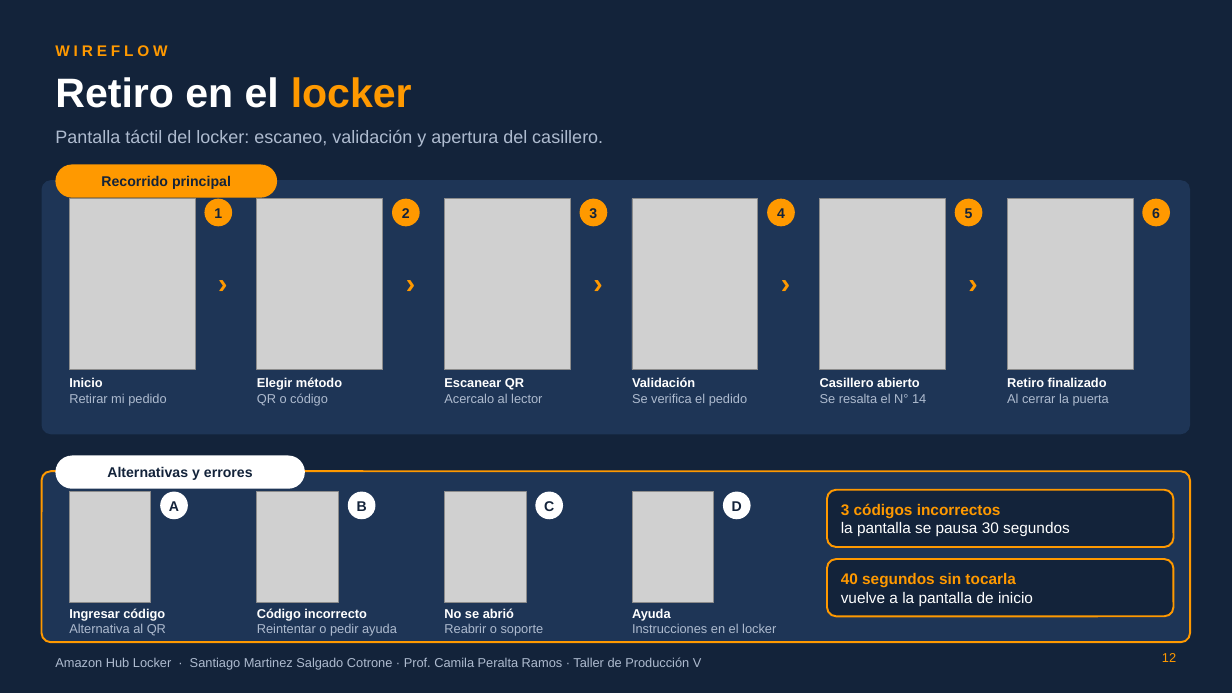
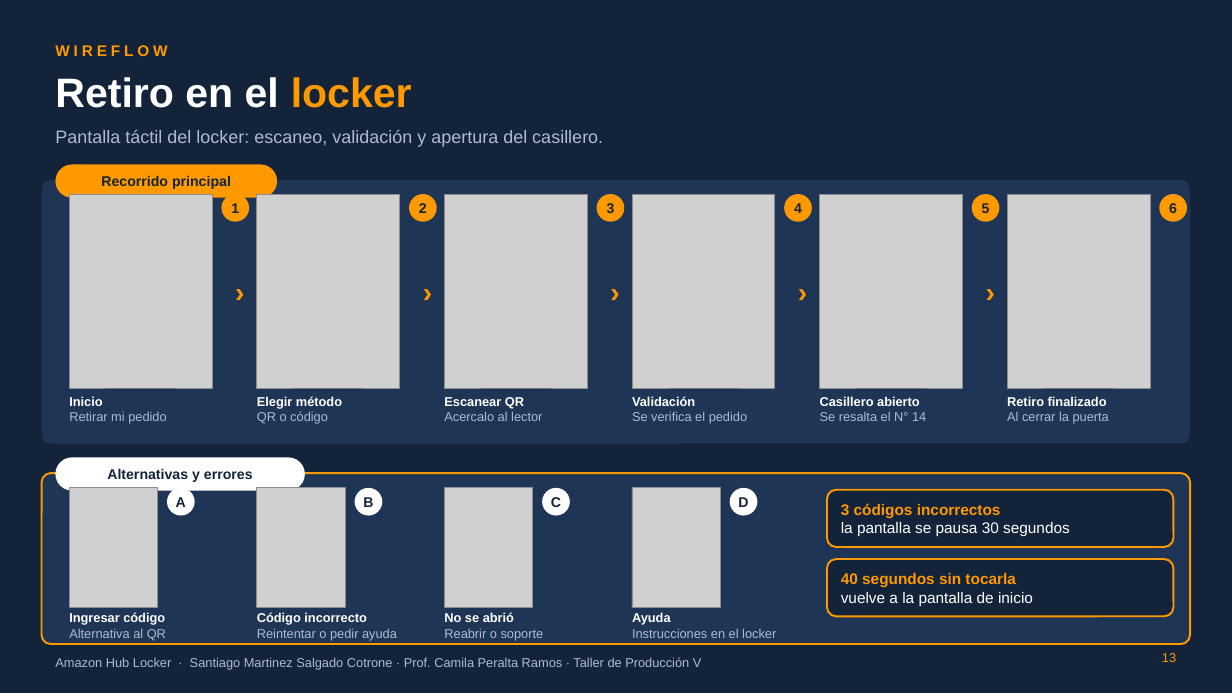
Before and after one commit to ramasalgado/Amazon-Proyecto, a slide deck: slide 13 of presentacion/Amazon-Hub-Locker-presentacion.pptx (slide 12 before the commit). Drawn at 1232x693 pixels with LibreOffice and Linux fonts; fonts in the diff are those of the drawing; grey boxes stand for pictures; background and template pictures are left out. Boxes give left, top, right and bottom in pixels: in the first picture for what was removed or moved away, otherwise in the second. Text is boxed around its words. In the diff, an @@ line names an element or a change of style, - is before the commit and + after.

```diff
--- a/presentacion/Amazon-Hub-Locker-presentacion.pptx
+++ b/presentacion/Amazon-Hub-Locker-presentacion.pptx
@@ rounded rectangle: place and size @@
-rounded rectangle at (42, 180, 1190, 434)
+rounded rectangle at (42, 180, 1190, 444)
@@ rounded rectangle at (42, 180, 1190, 444): proportions changed @@
@@ picture: place and size @@
-picture at (69, 199, 195, 370)
+picture at (69, 194, 213, 388)
@@ picture: place and size @@
-picture at (257, 199, 383, 370)
+picture at (257, 194, 400, 388)
@@ picture: place and size @@
-picture at (445, 199, 570, 370)
+picture at (445, 194, 588, 388)
@@ picture: place and size @@
-picture at (632, 199, 758, 370)
+picture at (632, 194, 775, 388)
@@ picture: place and size @@
-picture at (820, 199, 945, 370)
+picture at (820, 194, 963, 388)
@@ 2 texts, 2 ellipses: place and size @@
-2 texts, 2 ellipses at (392, 199, 982, 226)
+2 texts, 2 ellipses at (409, 194, 1000, 222)
@@ picture: place and size @@
-picture at (1007, 199, 1133, 370)
+picture at (1007, 194, 1151, 388)
@@ 4 texts, 4 ellipses: place and size @@
-4 texts, 4 ellipses at (204, 199, 1170, 226)
+4 texts, 4 ellipses at (222, 194, 1188, 222)
@@ text "›": place and size @@
-text "›" at (392, 263, 429, 300)
+text "›" at (409, 273, 446, 310)
@@ 3 texts: place and size @@
-3 texts at (204, 263, 804, 300)
+3 texts at (222, 273, 822, 310)
@@ text "›": place and size @@
-text "›" at (955, 263, 992, 300)
+text "›" at (972, 273, 1009, 310)
@@ text "Inicio": place and size @@
-text "Inicio" at (69, 377, 166, 406)
+text "Inicio" at (69, 396, 166, 424)
@@ text "Elegir método": place and size @@
-text "Elegir método" at (257, 377, 342, 406)
+text "Elegir método" at (257, 396, 342, 424)
@@ text "Escanear QR": place and size @@
-text "Escanear QR" at (444, 378, 542, 403)
+text "Escanear QR" at (444, 397, 542, 421)
@@ text "Validación": place and size @@
-text "Validación" at (632, 377, 747, 406)
+text "Validación" at (632, 396, 747, 424)
@@ text "Casillero abierto": place and size @@
-text "Casillero abierto" at (820, 377, 926, 403)
+text "Casillero abierto" at (820, 396, 926, 421)
@@ text "Retiro finalizado": place and size @@
-text "Retiro finalizado" at (1007, 377, 1109, 406)
+text "Retiro finalizado" at (1007, 396, 1109, 424)
@@ picture: place and size @@
-picture at (69, 492, 151, 603)
+picture at (69, 488, 158, 608)
@@ picture: place and size @@
-picture at (257, 492, 338, 603)
+picture at (257, 488, 346, 608)
@@ picture: place and size @@
-picture at (445, 492, 526, 603)
+picture at (445, 488, 533, 608)
@@ text "C": place and size @@
-text "C" at (544, 501, 554, 511)
+text "C" at (551, 497, 561, 507)
@@ ellipse: place and size @@
-ellipse at (535, 492, 563, 519)
+ellipse at (543, 488, 570, 516)
@@ picture: place and size @@
-picture at (632, 492, 714, 603)
+picture at (632, 488, 721, 608)
@@ 3 texts, 3 ellipses: place and size @@
-3 texts, 3 ellipses at (160, 492, 750, 519)
+3 texts, 3 ellipses at (167, 488, 758, 516)
@@ text "Ingresar código": place and size @@
-text "Ingresar código" at (69, 608, 166, 636)
+text "Ingresar código" at (69, 612, 166, 640)
@@ text "Código incorrecto": place and size @@
-text "Código incorrecto" at (257, 608, 397, 636)
+text "Código incorrecto" at (257, 612, 397, 640)
@@ text "No se abrió": place and size @@
-text "No se abrió" at (444, 608, 544, 636)
+text "No se abrió" at (444, 612, 544, 640)
@@ text "Ayuda": place and size @@
-text "Ayuda" at (632, 608, 776, 633)
+text "Ayuda" at (632, 612, 776, 638)
@@ page number at (1162, 653, 1176, 662): text changed @@
-12
+13
```
Also in this commit, not shown: 2 slides added, 1 slide removed, 1 other file.
